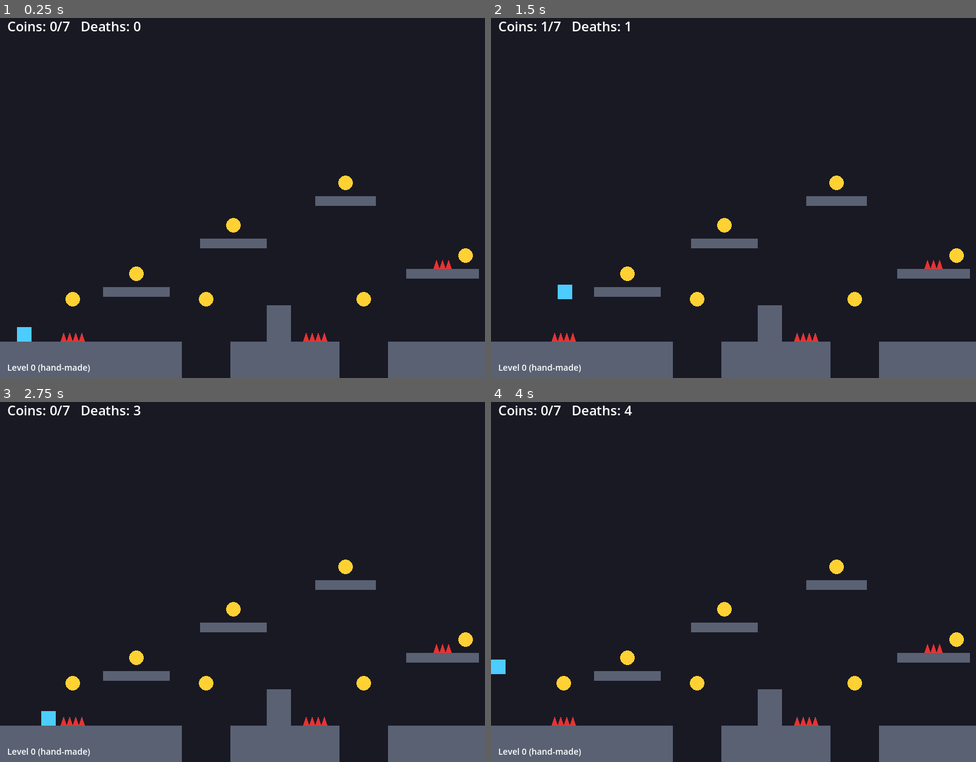
Above: before the commit, frames 1-4 (two rows, left to right).
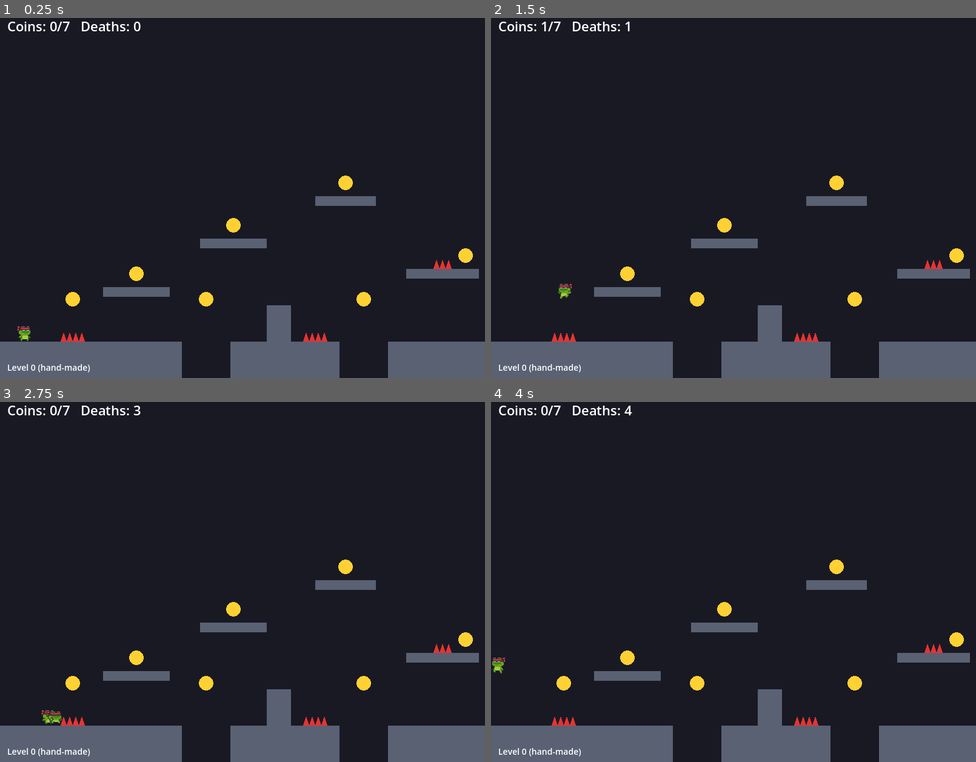
Above: after the commit, the same moments.

Repository: LutherNogueira/coin-collector
Game: Godot game, scene res://main.tscn
Two runs of this game, one before a commit and one after it. Both use one fixed random seed, a clock stepped at 60 frames per second and the inputs below.
Inputs:
- Up to frame 1 (0.25 s): no input
- Up to frame 2 (1.5 s): tap Enter at 0.5, 0.6 s; hold Right 0.53-1.28 s; tap Space at 0.77 s; hold Left from 1.28 s (still down); tap Keypad Enter at 1.35 s
- Up to frame 3 (2.75 s): tap Space at 1.52 s; release Left at 2.03 s; hold Right from 2.03 s (still down); tap Enter at 2.1 s
- Up to frame 4 (4 s): release Right at 2.78 s; hold W 2.78-3.53 s; tap Keypad Enter at 2.85 s; tap Space at 3.02, 3.77 s; hold Left from 3.53 s (still down); tap Enter at 3.6 s

The runs differ from the first frame. In frame 1, 0.1% of the frame differs, in the area x 3-7%, y 85-90%; in frame 2, 0.1%; in frame 3, 0.2%, in the area x 8-13%, y 85-90%; in frame 4, 0.1%.

Commit message:
Draw the player with Ninja Frog sprites (Pixel Adventure 1, CC0)
PlayerView animates idle/run/jump/fall from the physics body, mirrors
with the facing direction and plays a hit animation where the player
dies. Sprites are visual only; the 24x24 hitbox and events are unchanged.
Nearest texture filtering keeps the pixel art sharp.

Co-Authored-By: Claude Sonnet 5.5 <noreply@anthropic.com>

Diff:
--- a/main.gd
+++ b/main.gd
@@ -10,6 +10,8 @@
 
 var level: Level
 var body: PlatformPhysics.Body
+var view: PlayerView
+var show_hitbox := false
 var t := 0.0
 var next_sample_t := SAMPLE_INTERVAL
 var collected: Array[bool] = []
@@ -25,18 +27,24 @@
 
 
 func _ready() -> void:
+	view = PlayerView.new()
+	add_child(view)
 	logger.log_event("session_start")
 	_start_round()
 
 
 func _process(delta: float) -> void:
 	var jump_down := Input.is_key_pressed(KEY_W) or Input.is_key_pressed(KEY_SPACE) or Input.is_key_pressed(KEY_UP)
-	_step(delta, _read_move_x(), jump_down and not jump_was_down)
+	var move_x := _read_move_x()
+	_step(delta, move_x, jump_down and not jump_was_down)
 	jump_was_down = jump_down
+	view.sync_with(body, move_x)
 	queue_redraw()
 
 
 func _unhandled_input(event: InputEvent) -> void:
+	if event is InputEventKey and event.pressed and not event.echo and event.keycode == KEY_F1:
+		show_hitbox = not show_hitbox   # debug: outline of the collision box
 	if state == State.ENDED and event is InputEventKey and event.pressed and not event.echo \
 			and (event.keycode == KEY_ENTER or event.keycode == KEY_KP_ENTER):
 		_start_round()
@@ -134,6 +142,7 @@
 		var death := _pos_payload()
 		death["cause"] = cause
 		logger.log_event("player_death", death)
+		view.show_hit_at(self, body)
 		_reset_level()
 		logger.log_event("player_respawn", _pos_payload())
 		return
@@ -181,7 +190,8 @@
 	for i in level.coins.size():
 		if not collected[i]:
 			draw_circle(level.coins[i], COIN_RADIUS, Color(1.0, 0.82, 0.2))
-	draw_rect(body.rect(), Color(0.3, 0.8, 1.0))
+	if show_hitbox:
+		draw_rect(body.rect(), Color(0.3, 0.8, 1.0, 0.35))
 
 	var font := ThemeDB.fallback_font
 	draw_string(font, Vector2(12, 28), "Coins: %d/%d   Deaths: %d" % [collected.count(true), level.coins.size(), deaths], HORIZONTAL_ALIGNMENT_LEFT, -1, 22)
--- /dev/null
+++ b/player_view.gd
@@ -0,0 +1,62 @@
+class_name PlayerView
+extends AnimatedSprite2D
+## Draws the player from sprite strips. Purely visual: collisions still use the
+## PlatformPhysics.PLAYER_SIZE box, and nothing here is read back by the game rules.
+
+const SHEET_DIR := "res://assets/characters/ninja_frog/"
+const FRAME_SIZE := 32
+const FPS := 20.0
+## The art's feet touch the bottom of the 32x32 frame, so the frame is centered
+## on the hitbox and moved up/down until the two bottoms line up.
+const FEET_OFFSET_Y := (PlatformPhysics.PLAYER_SIZE - FRAME_SIZE) / 2.0
+
+static var _frames: SpriteFrames
+
+
+func _init() -> void:
+	sprite_frames = _shared_frames()
+	play("idle")
+
+
+## Places the sprite on the body and picks the animation from its state. Facing is kept while standing still.
+func sync_with(body: PlatformPhysics.Body, move_x: float) -> void:
+	position = body.pos + Vector2(0.0, FEET_OFFSET_Y)
+	if move_x != 0.0:
+		flip_h = move_x < 0.0
+	var wanted := "idle"
+	if not body.on_floor:
+		wanted = "jump" if body.vel.y < 0.0 else "fall"
+	elif move_x != 0.0:
+		wanted = "run"
+	if animation != wanted:
+		play(wanted)
+
+
+## Plays the hit animation once where the player died. It is a separate sprite, so the
+## respawn is not delayed and the event timing is unchanged.
+func show_hit_at(parent: Node, body: PlatformPhysics.Body) -> void:
+	var effect := AnimatedSprite2D.new()
+	effect.sprite_frames = _shared_frames()
+	effect.flip_h = flip_h
+	effect.position = body.pos + Vector2(0.0, FEET_OFFSET_Y)
+	effect.animation_finished.connect(effect.queue_free)
+	parent.add_child(effect)
+	effect.play("hit")
+
+
+static func _shared_frames() -> SpriteFrames:
+	if _frames != null:
+		return _frames
+	_frames = SpriteFrames.new()
+	_frames.remove_animation("default")
+	for anim in ["idle", "run", "jump", "fall", "hit"]:
+		var sheet: Texture2D = load(SHEET_DIR + anim + ".png")
+		_frames.add_animation(anim)
+		_frames.set_animation_speed(anim, FPS)
+		_frames.set_animation_loop(anim, anim != "hit")
+		for i in sheet.get_width() / FRAME_SIZE:
+			var frame := AtlasTexture.new()
+			frame.atlas = sheet
+			frame.region = Rect2(i * FRAME_SIZE, 0, FRAME_SIZE, FRAME_SIZE)
+			_frames.add_frame(anim, frame)
+	return _frames
--- a/project.godot
+++ b/project.godot
@@ -21,5 +21,6 @@
 
 [rendering]
 
+textures/canvas_textures/default_texture_filter=0
 renderer/rendering_method="gl_compatibility"
 renderer/rendering_method.mobile="gl_compatibility"
Binary file added: assets/characters/ninja_frog/fall.png
Not shown, added: assets/characters/ninja_frog/fall.png.import
Binary file added: assets/characters/ninja_frog/hit.png
Not shown, added: assets/characters/ninja_frog/hit.png.import
Binary file added: assets/characters/ninja_frog/idle.png
Not shown, added: assets/characters/ninja_frog/idle.png.import
Binary file added: assets/characters/ninja_frog/jump.png
Not shown, added: assets/characters/ninja_frog/jump.png.import
Binary file added: assets/characters/ninja_frog/run.png
Not shown, added: assets/characters/ninja_frog/run.png.import
Not shown, added: player_view.gd.uid
Not shown, added: assets/CREDITS.md
